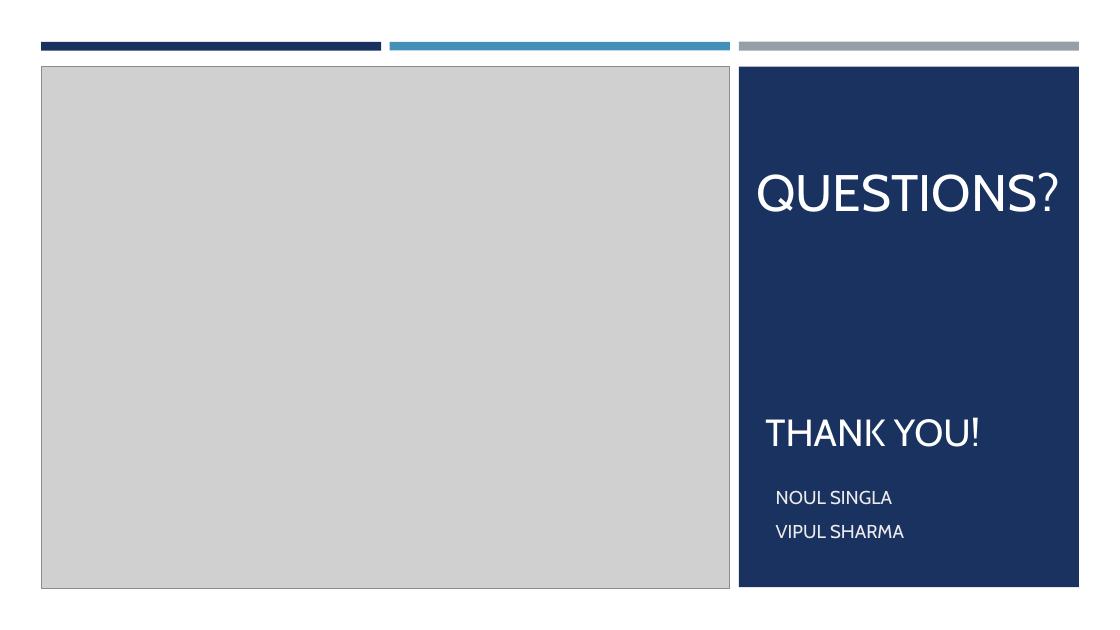
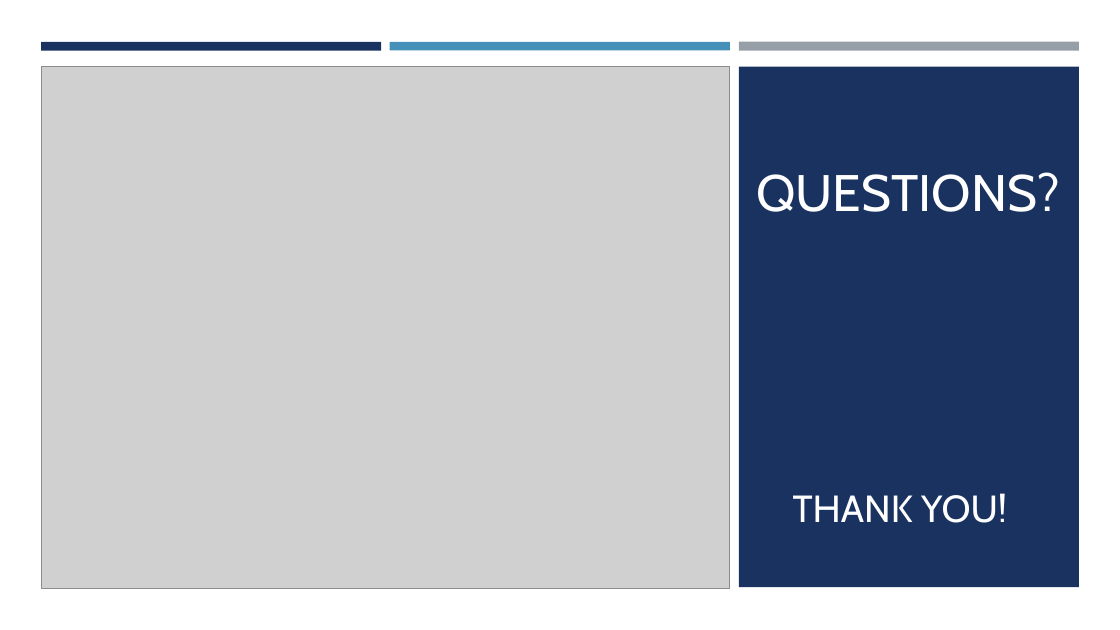
Before and after one commit to nameinmaking/Archie-A-Natural-Language-Question-Answering-Software, a slide deck: slide 9 of Archie - Project Presentaion.pptx. Drawn at 1120x630 pixels with LibreOffice and Linux fonts; fonts in the diff are those of the drawing; grey boxes stand for pictures. Boxes give left, top, right and bottom in pixels: in the first picture for what was removed or moved away, otherwise in the second. Text is boxed around its words. In the diff, an @@ line names an element or a change of style, - is before the commit and + after.

```diff
--- a/Archie - Project Presentaion.pptx
+++ b/Archie - Project Presentaion.pptx
@@ text "THANK YOU!" moved from (x1=765, y1=417, x2=980, y2=447) to (x1=793, y1=493, x2=1007, y2=523) @@
@@ subtitle removed at (x1=776, y1=490, x2=904, y2=539) @@
-NOUL SINGLA
-VIPUL SHARMA
```
Also in this commit, not shown: 1 other slide changed.
